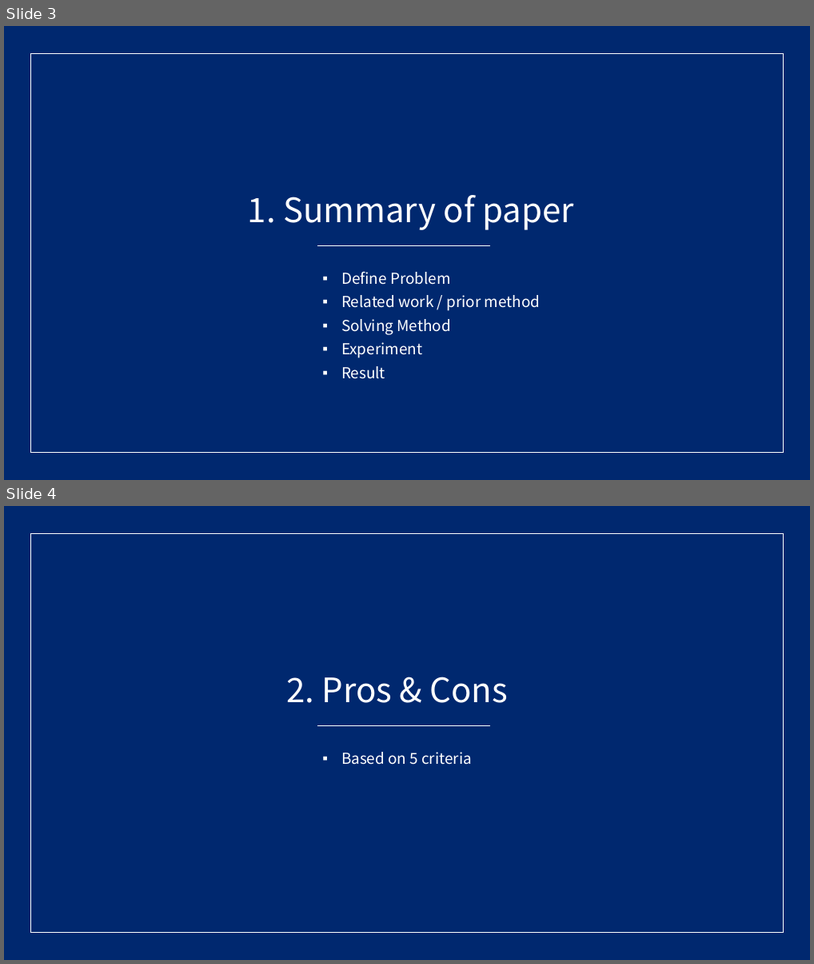
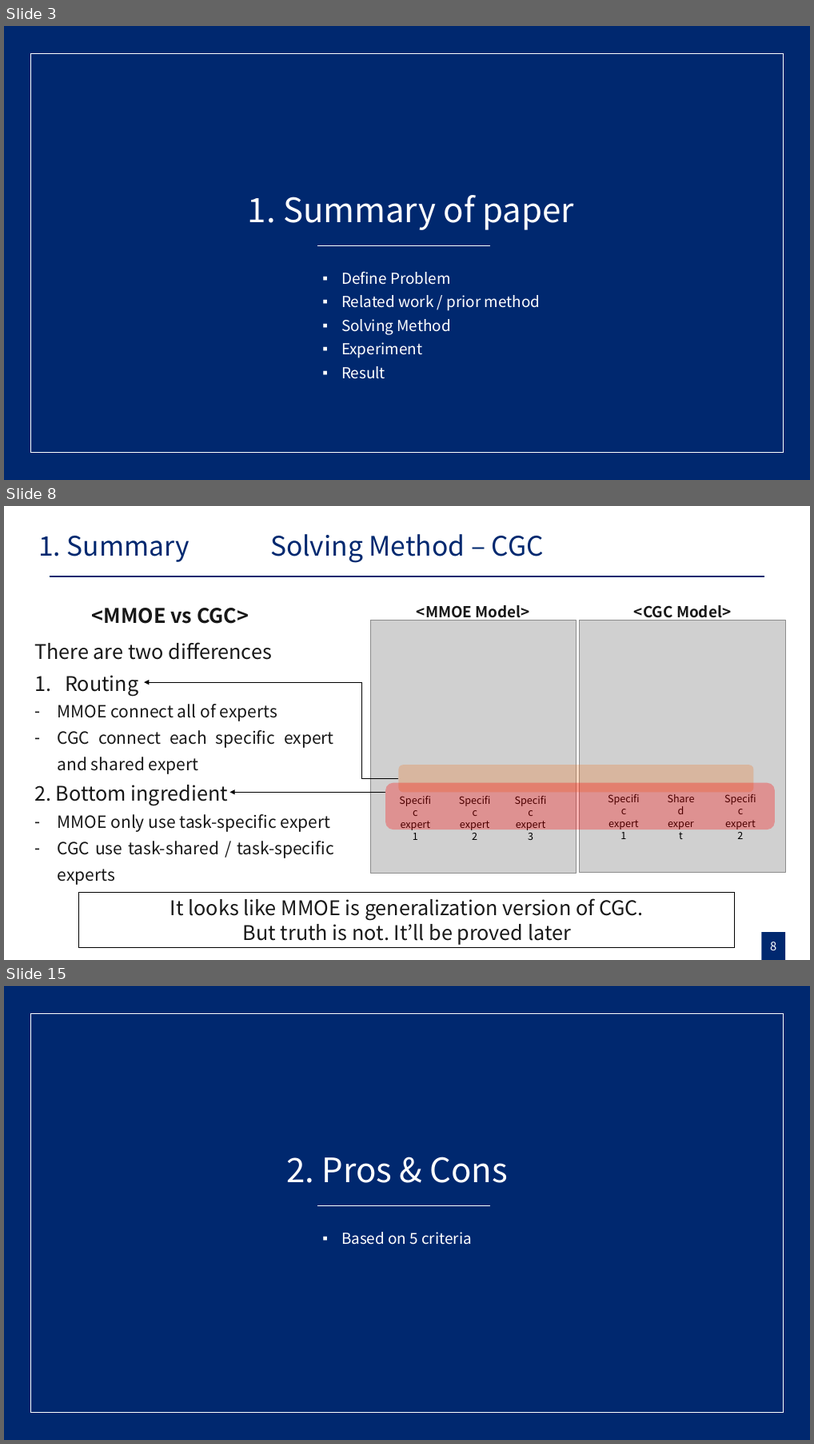
Before and after one commit to gusrn0505/TIL, a slide deck: [PPTPLUG]PP-151/RecSys 발표 자료 준비.pptx. Shown one above the other, each under a label of ours: slides 3 and 4 before the commit, slides 3, 8 and 15 after it; the slides between them are not shown. The pictures are 814x964 and 814x1444 pixels, drawn with LibreOffice and Linux fonts; fonts in the diff are those of the drawing; grey boxes stand for pictures. Boxes give left, top, right and bottom in pixels: in the first picture for what was removed or moved away, otherwise in the second. Text is boxed around its words. In the diff, an @@ line names an element or a change of style, - is before the commit and + after.

```diff
--- a/[PPTPLUG]PP-151/RecSys 발표 자료 준비.pptx
+++ b/[PPTPLUG]PP-151/RecSys 발표 자료 준비.pptx
@@ slide 8 added at [4,506,810,960], background #FFFFFF @@
@@ text added at [38,536,190,562], 32 pt, text #00286F @@
+1. Summary
@@ title added at [270,534,544,563], 32 pt, text #00286F @@
+Solving Method – CGC
@@ line added from (50, 576) to (765, 576), #00286F 2.25 pt @@
@@ text added at [92,608,249,624], 24 pt, text #181818, bold @@
+<MMOE vs CGC>
@@ picture added at [580,620,786,872] @@
@@ text added at [634,605,731,622], 18 pt, text #181818, bold @@
+<CGC Model>
@@ text added at [34,642,334,884], 20 pt, text #181818 @@
+There are two differences
+1. Routing
+– MMOE connect all of experts
+– CGC connect each specific expert and shared expert
+2. Bottom ingredient
+– MMOE only use task-specific expert
+– CGC use task-shared / task-specific experts
@@ elbow arrow added from (399, 778) to (144, 682), #000000 0.5 pt @@
@@ rounded rectangle added at [399,765,754,792], fill #ED7D31 at 30% opacity @@
@@ arrow added from (386, 792) to (230, 792), #000000 0.5 pt @@
@@ rounded rectangle added at [386,783,775,829], fill #FF0000 at 30% opacity @@
@@ text added at [661,790,702,820], 12 pt, text #000000 @@
+Shared
+expert
@@ group added at [370,605,577,873]: 4 texts, 1 picture @@
+<MMOE Model>
+Specific
+expert 1
+Specific
+expert 2
+Specific
+expert 3
@@ text added at [609,820,639,839], 12 pt, text #000000 @@
+Specific
+expert 1
@@ text added at [726,820,756,839], 12 pt, text #000000 @@
+Specific
+expert 2
@@ rectangle added at [79,892,735,947], outline #000000 0.75 pt, 24 pt, text #181818 @@
+It looks like MMOE is generalization version of CGC.
+But truth is not. It’ll be proved later
@@ rectangle added at [762,932,786,960], fill #00286F @@
@@ page number added at [770,941,777,950], 14 pt, text #FFFFFF @@
+8
@@ what was slide 4 is now slide 15 @@
```
Also in this commit, not shown: 2 slides changed, 9 other slides added, 4 slides removed.
